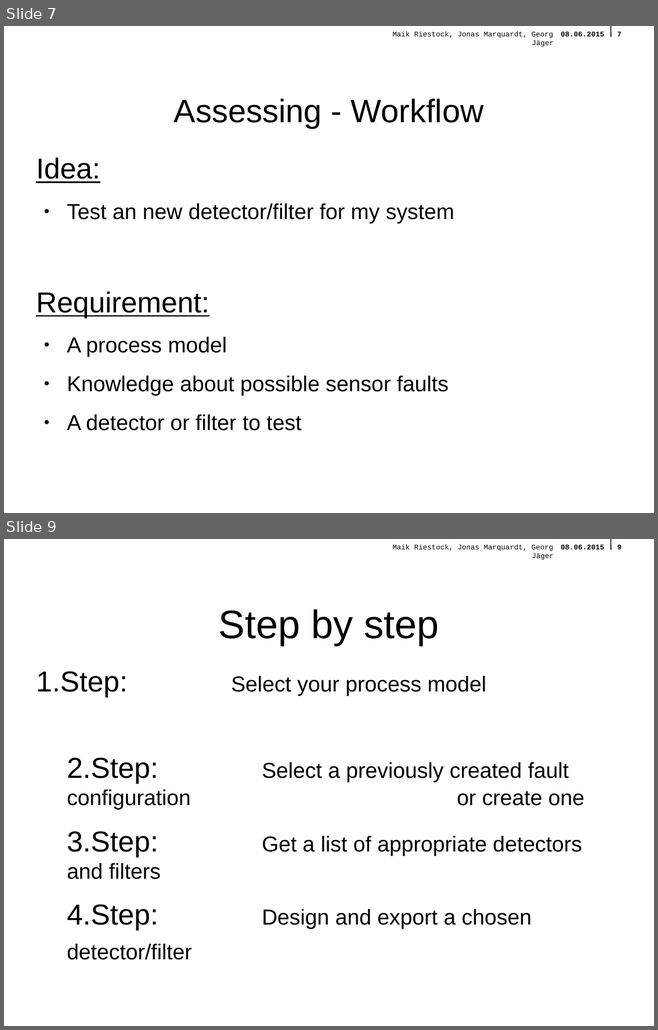
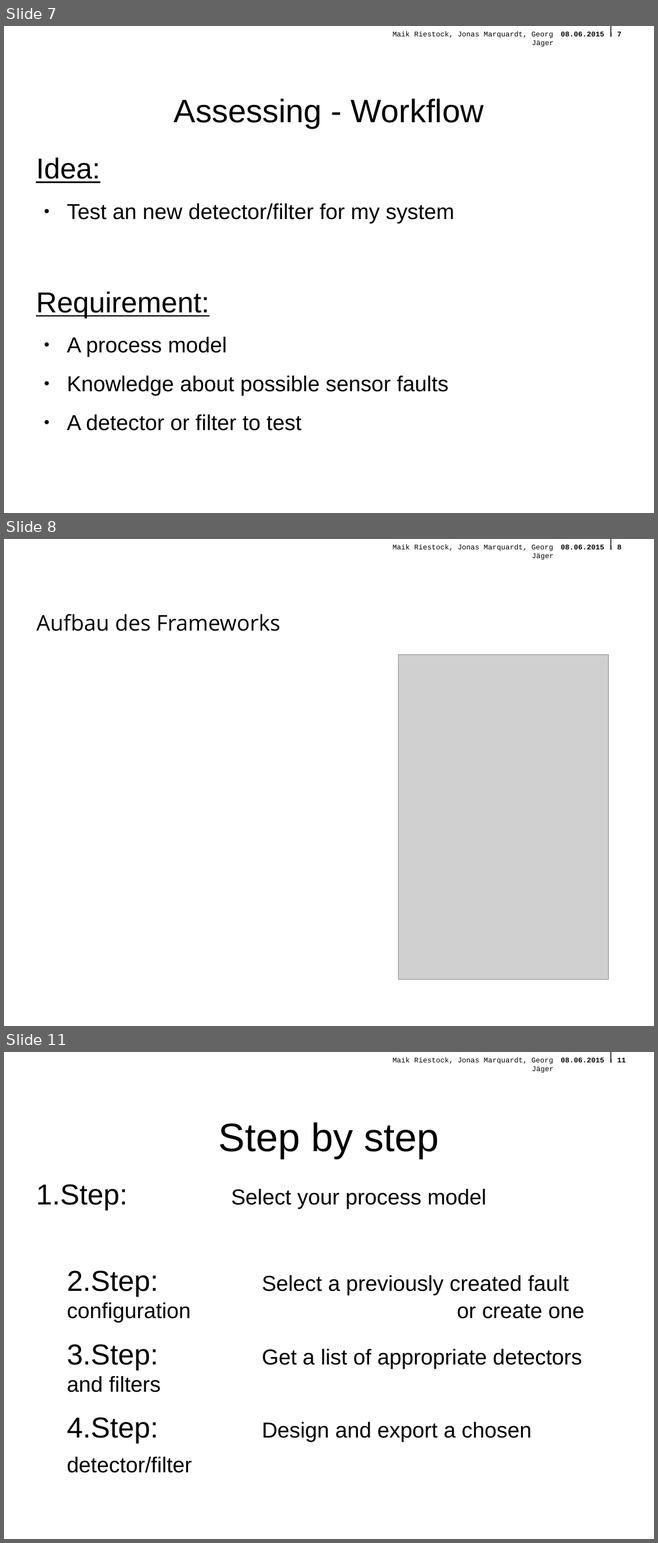
Before and after one commit to querquer/faultframework, a slide deck: Presentation/FinalePraesentationFramework.odp. Shown one above the other, each under a label of ours: slides 7 and 9 before the commit, slides 7, 8 and 11 after it; the slides between them are not shown. The pictures are 658x1030 and 658x1543 pixels, drawn with LibreOffice and Linux fonts; fonts in the diff are those of the drawing; grey boxes stand for pictures; background and template pictures are left out. Boxes give left, top, right and bottom in pixels: in the first picture for what was removed or moved away, otherwise in the second. Text is boxed around its words. In the diff, an @@ line names an element or a change of style, - is before the commit and + after.

```diff
--- a/Presentation/FinalePraesentationFramework.odp
+++ b/Presentation/FinalePraesentationFramework.odp
@@ slide 8 added at (4, 539, 654, 1026), background picture (left out); not listed: 4 template elements that a slide beside it also shows @@
@@ text added at (36, 614, 281, 631), 24 pt, text #000000 @@
+Aufbau des Frameworks
@@ picture added at (398, 654, 608, 979) @@
@@ what was slide 9 is now slide 11 @@
@@ page number at (617, 1057, 626, 1062): text changed @@
-9
+11
```
Also in this commit, not shown: 1 slide changed, 1 other slide added, 4 other files.
